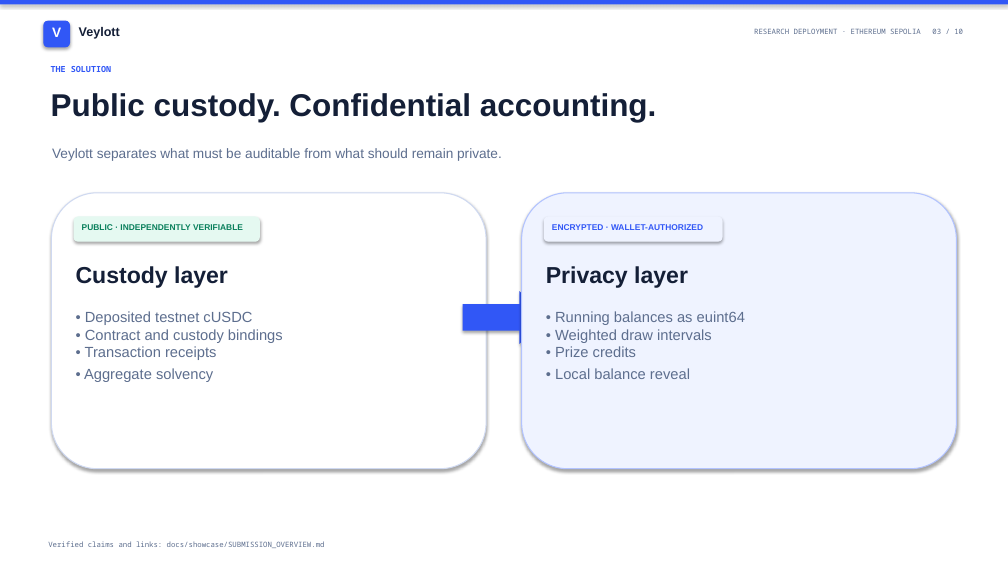
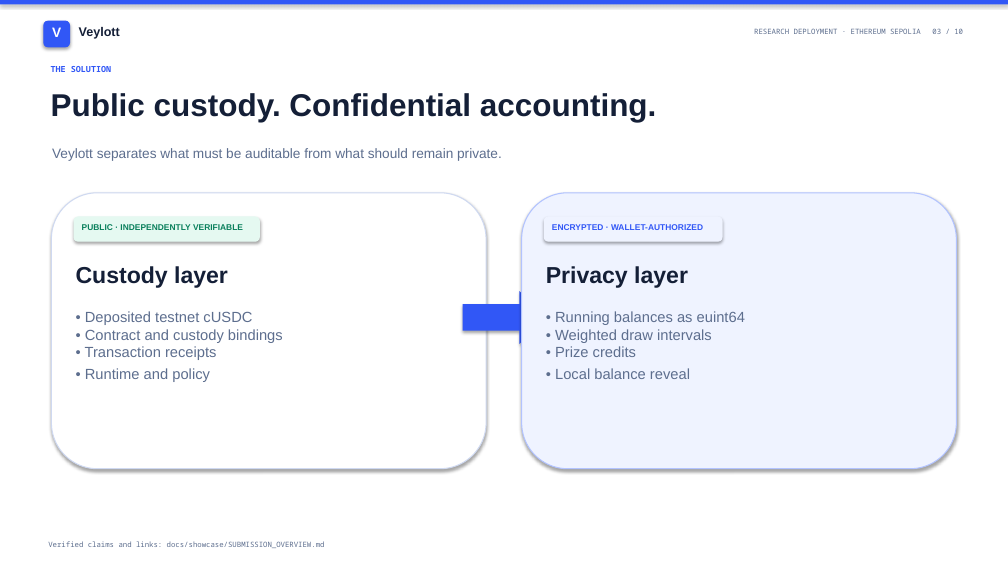
Before and after one commit to Webghost01-NG/cipherpool, a slide deck: slide 3 of docs/showcase/presentation/Veylott-Presentation.pptx. Drawn at 1008x567 pixels with LibreOffice and Linux fonts; fonts in the diff are those of the drawing. Boxes give left, top, right and bottom in pixels: in the first picture for what was removed or moved away, otherwise in the second. Text is boxed around its words. In the diff, an @@ line names an element or a change of style, - is before the commit and + after.

```diff
--- a/docs/showcase/presentation/Veylott-Presentation.pptx
+++ b/docs/showcase/presentation/Veylott-Presentation.pptx
@@ text at (85, 311, 283, 382): text changed @@
-• Deposited testnet cUSDC
-• Contract and custody bindings
-• Transaction receipts
-• Aggregate solvency
+• Deposited testnet cUSDC
+• Contract and custody bindings
+• Transaction receipts
+• Runtime and policy
```
Also in this commit, not shown: 7 other slides changed, 14 other files.
